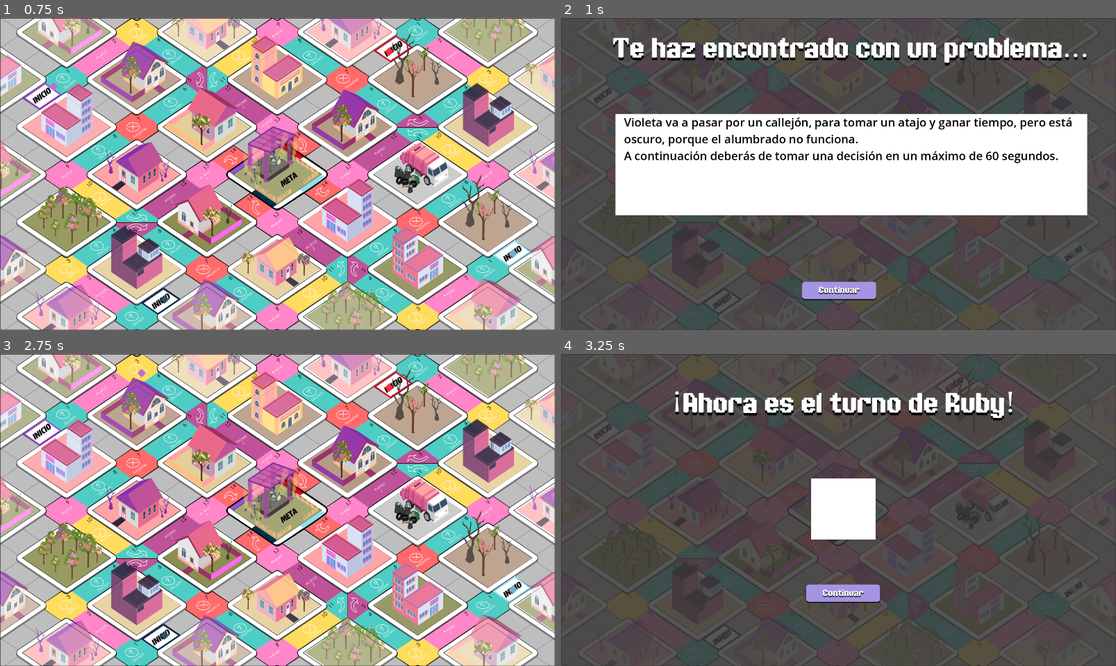
Above: before the commit, frames 1-4 (two rows, left to right).
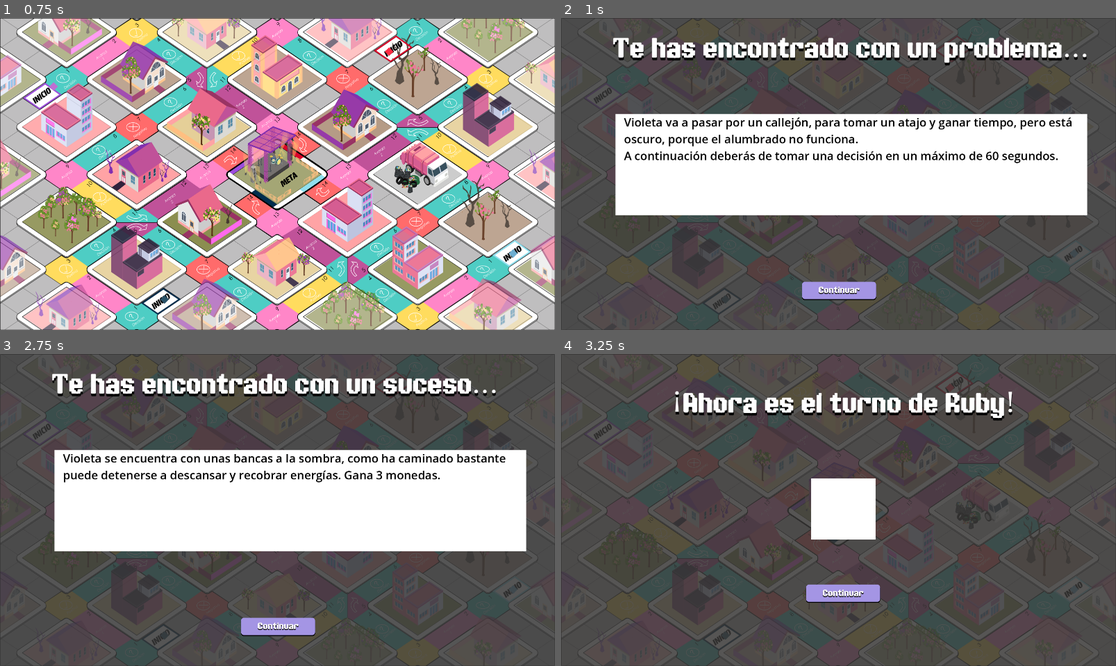
Above: after the commit, the same moments.

Repository: AleML1024/Ciudad-Magenta
Game: Godot game, scene res://Main.tscn
Same seed, same stepped clock (60 frames per second), same inputs: the game is played once before the commit and once after it.
Inputs (mouse positions are in pixels of both pictures, inside the frame that each line leads up to):
- Up to frame 1 (0.75 s): click "Continuar" at 0.5 s
- Up to frame 2 (1 s): no input
- Up to frame 3 (2.75 s): click "Continuar" at 1.25 s; click (105, 485) at 2.02 s
- Up to frame 4 (3.25 s): click (838, 625) at 2.75 s, where only the run after the commit has a clickable "Continuar"

Frame 1 is identical in both runs. In frame 2, less than 0.1% of the frame differs, in the area x 21-25%, y 7-14%; in frame 3, 95%, in the area x 0-100%, y 0-100%; in frame 4, nothing differs.

Commit message:
ahora la escena de texto es modular para poder usarla en distintas ocasiones

Diff:
--- a/Main.tscn
+++ b/Main.tscn
@@ -9,7 +9,7 @@
 [ext_resource type="Script" uid="uid://bo6cf8tk45q6r" path="res://game_manager.gd" id="5_3dxm6"]
 [ext_resource type="PackedScene" uid="uid://4k4772is40ma" path="res://Marino.tscn" id="5_wkp8b"]
 [ext_resource type="PackedScene" uid="uid://i1h6aln7vtss" path="res://TurnScreen.tscn" id="9_03owx"]
-[ext_resource type="PackedScene" uid="uid://c4mtdhle5vpac" path="res://DecisionScreen.tscn" id="10_wkp8b"]
+[ext_resource type="PackedScene" uid="uid://c4mtdhle5vpac" path="res://TextScreen.tscn" id="10_wkp8b"]
 [ext_resource type="PackedScene" uid="uid://bnx6vffe807h7" path="res://DecisionOptionsScreen.tscn" id="11_20pc6"]
 
 [node name="GameManager" type="Node"]
@@ -290,8 +290,7 @@
 [node name="TurnScreen" parent="." instance=ExtResource("9_03owx")]
 visible = false
 
-[node name="DecisionScreen" parent="." instance=ExtResource("10_wkp8b")]
-visible = false
+[node name="TextScreen" parent="." instance=ExtResource("10_wkp8b")]
 
 [node name="DecisionOptionsScreen" parent="." instance=ExtResource("11_20pc6")]
 visible = false
--- a/DecisionScreen.tscn
+++ b/TextScreen.tscn
@@ -1,7 +1,7 @@
 [gd_scene load_steps=9 format=3 uid="uid://c4mtdhle5vpac"]
 
 [ext_resource type="LabelSettings" uid="uid://vplpdfjwwsx1" path="res://asssets/ui/title.tres" id="1_c27dv"]
-[ext_resource type="Script" uid="uid://djnerlqpxjsn1" path="res://decision_screen.gd" id="1_vc7h8"]
+[ext_resource type="Script" uid="uid://djnerlqpxjsn1" path="res://text_screen.gd" id="1_vc7h8"]
 [ext_resource type="FontFile" uid="uid://cxnt1h6c1s8l3" path="res://asssets/fonts/GamepauseddemoRegular-RpmY6.otf" id="2_vc7h8"]
 [ext_resource type="StyleBox" uid="uid://bquqrmby4do64" path="res://asssets/ui/button_hover.tres" id="3_txni7"]
 [ext_resource type="LabelSettings" uid="uid://d01eai4h7bper" path="res://asssets/ui/button_text.tres" id="4_4xosr"]
@@ -63,7 +63,7 @@
 offset_top = -0.3199997
 offset_right = -0.12011719
 offset_bottom = 0.1599884
-text = "Te haz encontrado con un problema..."
+text = "Te has encontrado con un problema..."
 label_settings = ExtResource("1_c27dv")
 
 [node name="Button" type="Button" parent="Control/Panel"]
@@ -120,5 +120,3 @@
 "
 label_settings = SubResource("LabelSettings_bamy4")
 autowrap_mode = 2
-
-[connection signal="pressed" from="Control/Panel/Button" to="Control" method="_on_button_pressed"]
--- a/decision_screen.gd
+++ /dev/null
@@ -1,17 +0,0 @@
-extends Control
-
-signal continue_pressed
-
-@onready var problem_text = $Panel/ColorRect/Label
-@onready var continue_button = $Panel/Button
-
-func _ready():
-	continue_button.pressed.connect(_on_continue_button_pressed)
-
-func show_problem(text: String):
-	problem_text.text = text
-	visible = true
-
-func _on_continue_button_pressed():
-	visible = false
-	emit_signal("continue_pressed")
--- a/game_manager.gd
+++ b/game_manager.gd
@@ -5,7 +5,7 @@
 @onready var players = $Players.get_children()
 @onready var turn_screen = $TurnScreen
 @onready var decision_options_ui = $DecisionOptionsScreen/Control
-@onready var decision_screen = $DecisionScreen/Control
+@onready var text_screen = $TextScreen/Control
 var turn_in_progress := false
 var ignore_decisions := true
 
@@ -23,10 +23,11 @@
 		player.has_pending_decision = false
 		player.pending_decision_card = {}
 
-	$DecisionScreen.visible = false
+	$TextScreen.visible = false
 	$DecisionOptionsScreen.visible = false
 
-	decision_screen.continue_pressed.connect(_on_problem_continue)
+	text_screen.decision_continue_pressed.connect(_on_problem_continue)
+	text_screen.situation_continue_pressed.connect(_on_situation_continue)
 	decision_options_ui.option_selected.connect(_on_decision_resolved)
 	decision_options_ui.time_out.connect(_on_decision_timeout)
 
@@ -105,11 +106,12 @@
 func start_decision(player):
 	print("decision")
 	waiting_for_decision = true
-	$DecisionScreen.visible = true
+	$TextScreen.visible = true
 	$DecisionOptionsScreen.visible = false
 
 	var card = player.pending_decision_card
-	decision_screen.show_problem(card["text"])
+	text_screen.show_screen(card["text"], "decision")
+
 
 func resolve_decision(player, result: Dictionary):
 	waiting_for_decision = false
@@ -122,15 +124,6 @@
 		player.move_steps(result["move"])
 	else:
 		end_turn()
-
-func start_mock_minigame(player):
-	await get_tree().create_timer(1.0).timeout
-
-	var result = {
-		"coins": 3,
-		"move": 1
-	}
-	resolve_decision(player, result)
 
 func _on_decision_resolved(result: Dictionary):
 	var player = players[current_player_index]
@@ -156,11 +149,23 @@
 	end_turn()
 
 func _on_problem_continue():
-	$DecisionScreen.visible = false
+	$TextScreen.visible = false
 	$DecisionOptionsScreen.visible = true
 
 	var player = players[current_player_index]
 	decision_options_ui.show_decision(player.pending_decision_card)
 
+func _on_situation_continue():
+	$TextScreen.visible = false
+	var player = players[current_player_index]
+	player.move_steps(1)
+
+func show_situation(player):
+	print("situation")
+	$TextScreen.visible = true
+
+	var card = player.situation_card
+	text_screen.show_screen(card["text"], "situation")
+
 func on_tile_resolved(_player):
 	end_turn()
--- a/player.gd
+++ b/player.gd
@@ -4,6 +4,7 @@
 var coins := 20
 var has_pending_decision := false
 var pending_decision_card: Dictionary = {}
+var situation_card: Dictionary = {}
 var is_first_turn := true
 var is_first_decision := true
 
@@ -51,18 +52,18 @@
 
 	match tile["type"]:
 		board.tile_type.POSITIVE:
-			game_manager.card_manager.draw_card(
+			situation_card = game_manager.card_manager.draw_card(
 				character_type,
 				"positive"
 			)
-			move_steps(1)
+			game_manager.show_situation(self)
 
 		board.tile_type.NEGATIVE:
-			game_manager.card_manager.draw_card(
+			situation_card = game_manager.card_manager.draw_card(
 				character_type,
 				"negative"
 			)
-			move_steps(1)
+			game_manager.show_situation(self)
 
 		board.tile_type.DECISION:
 			if is_first_decision:
--- /dev/null
+++ b/text_screen.gd
@@ -0,0 +1,29 @@
+extends Control
+
+signal decision_continue_pressed
+signal situation_continue_pressed
+
+@onready var body = $Panel/ColorRect/Label
+@onready var title = $Panel/Label
+@onready var continue_button = $Panel/Button
+
+var _type= ""
+
+func _ready():
+	continue_button.pressed.connect(_on_continue_button_pressed)
+
+func show_screen(text: String, type: String):
+	_type = type
+	if _type == "decision":
+		title.text = "Te has encontrado con un problema..."
+	if _type == "situation":
+		title.text = "Te has encontrado con un suceso..."
+	body.text = text
+	visible = true
+
+func _on_continue_button_pressed():
+	visible = false
+	if _type == "decision":
+		emit_signal("decision_continue_pressed")
+	if _type == "situation":
+		emit_signal("situation_continue_pressed")
Renamed: decision_screen.gd.uid -> text_screen.gd.uid
